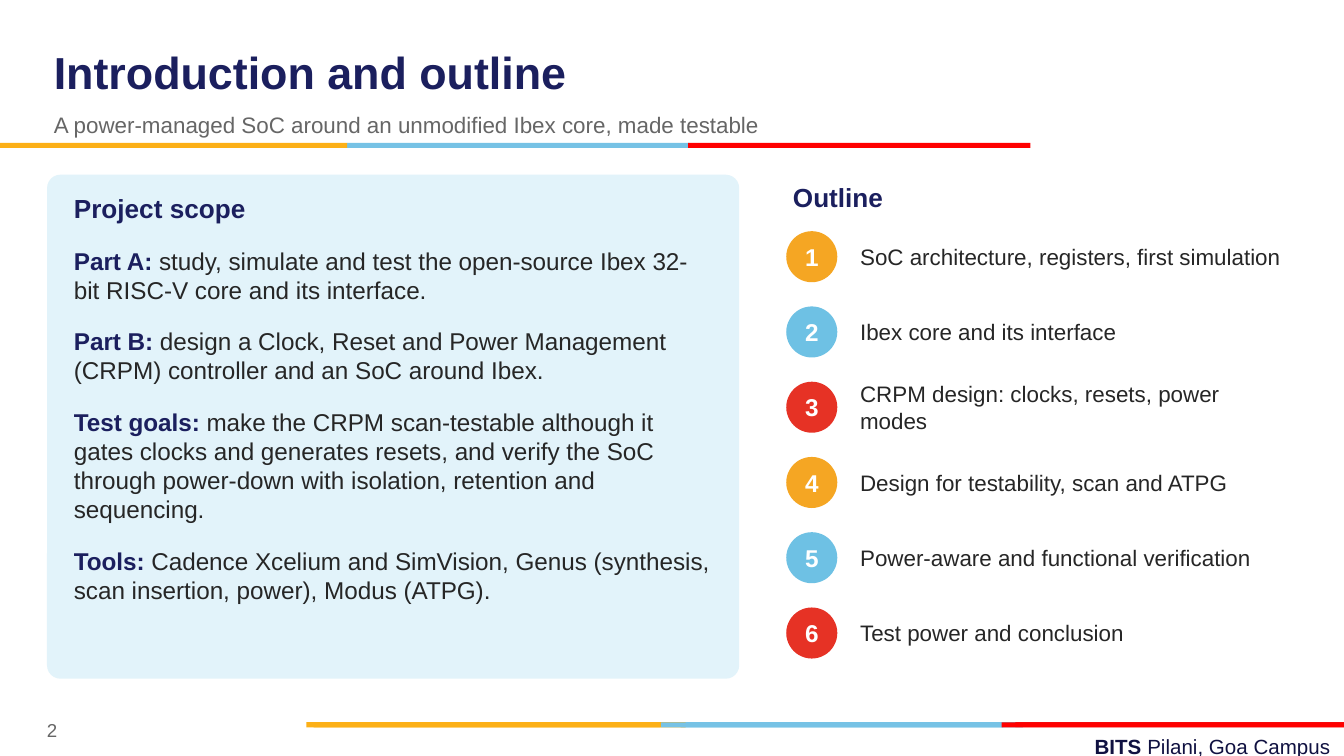
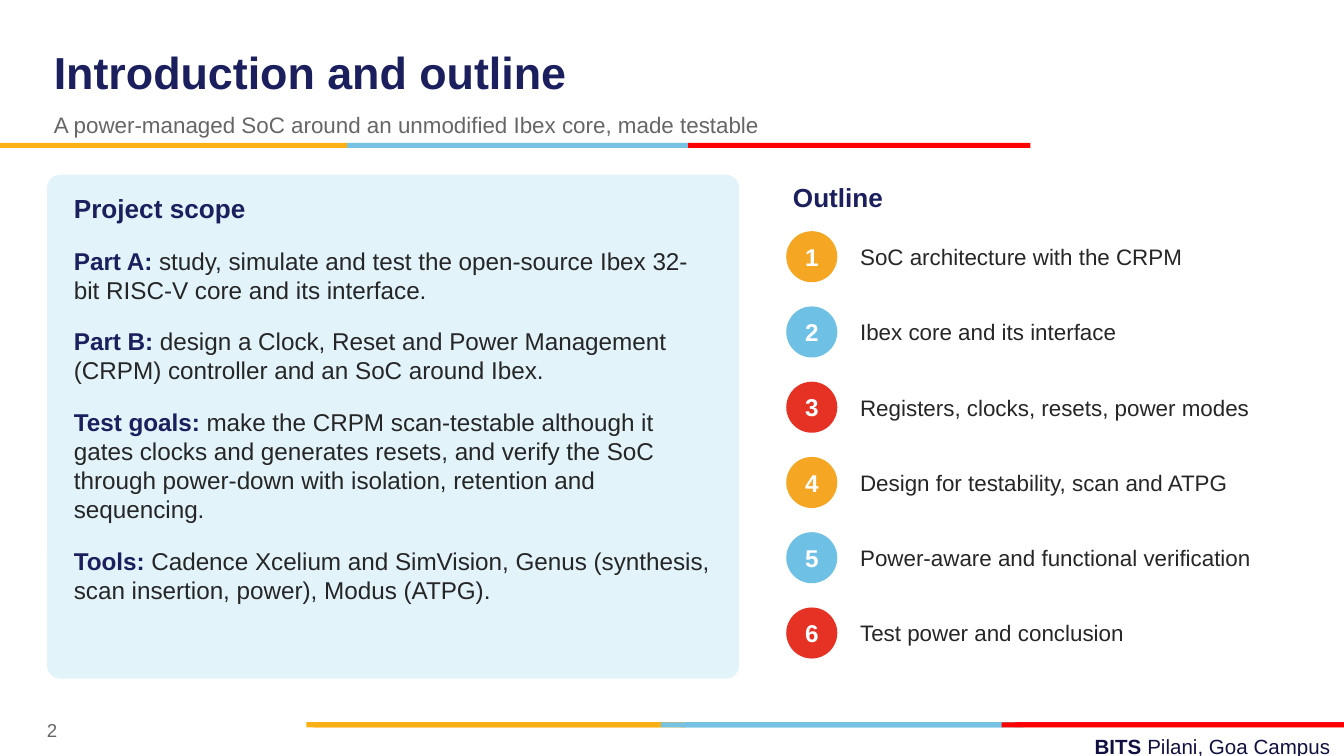
Before and after one commit to pulkitsingla33/soc_crpm, a slide deck: slide 2 of docs/Group_7_CRPM_Presentation.pptx. Drawn at 1344x756 pixels with LibreOffice and Linux fonts; fonts in the diff are those of the drawing; background and template pictures are left out. Boxes give left, top, right and bottom in pixels: in the first picture for what was removed or moved away, otherwise in the second. Text is boxed around its words. In the diff, an @@ line names an element or a change of style, - is before the commit and + after.

```diff
--- a/docs/Group_7_CRPM_Presentation.pptx
+++ b/docs/Group_7_CRPM_Presentation.pptx
@@ text at (860, 248, 1182, 266): text changed @@
-SoC architecture, registers, first simulation
+SoC architecture with the CRPM
@@ text at (860, 399, 1249, 421): text changed @@
-CRPM design: clocks, resets, power modes
+Registers, clocks, resets, power modes
```
Also in this commit, not shown: 2 other slides changed.
